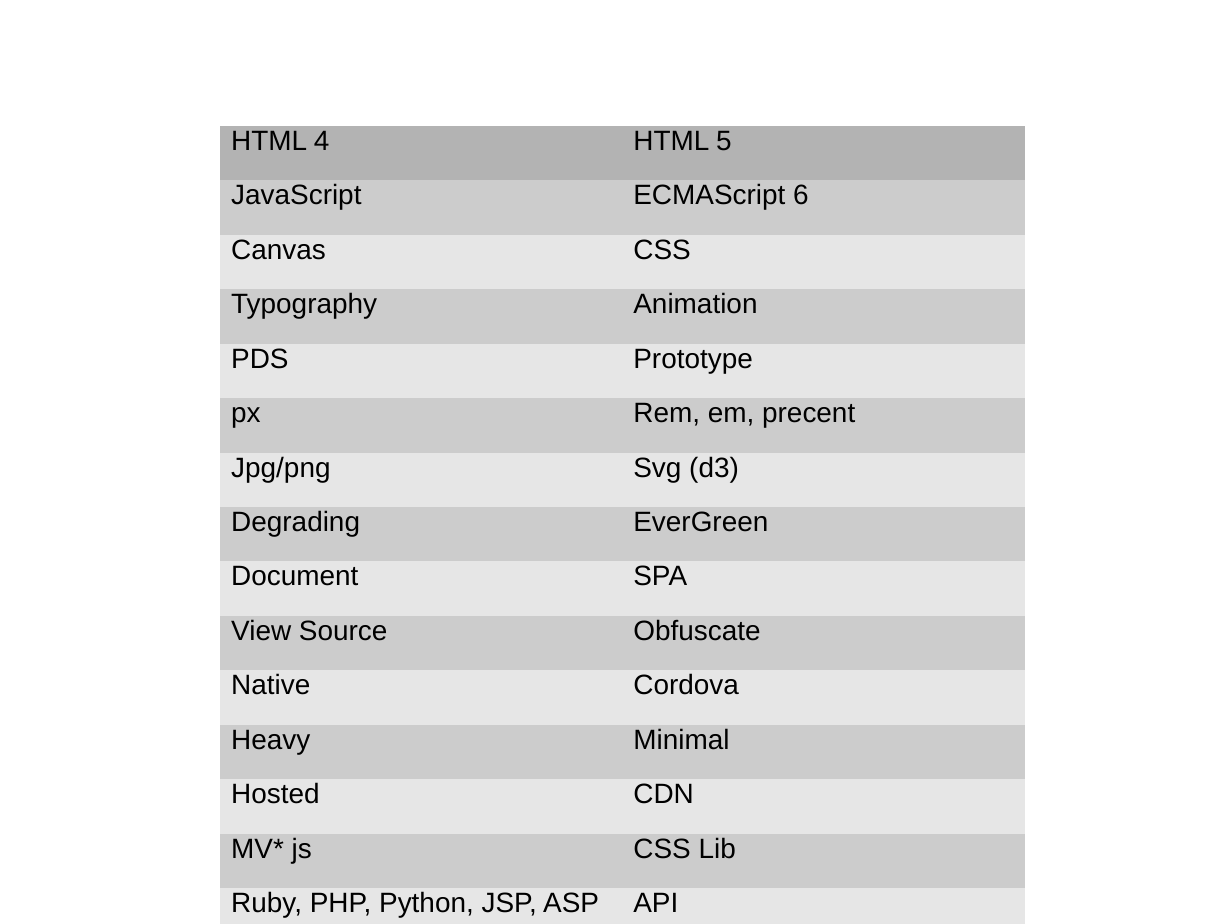
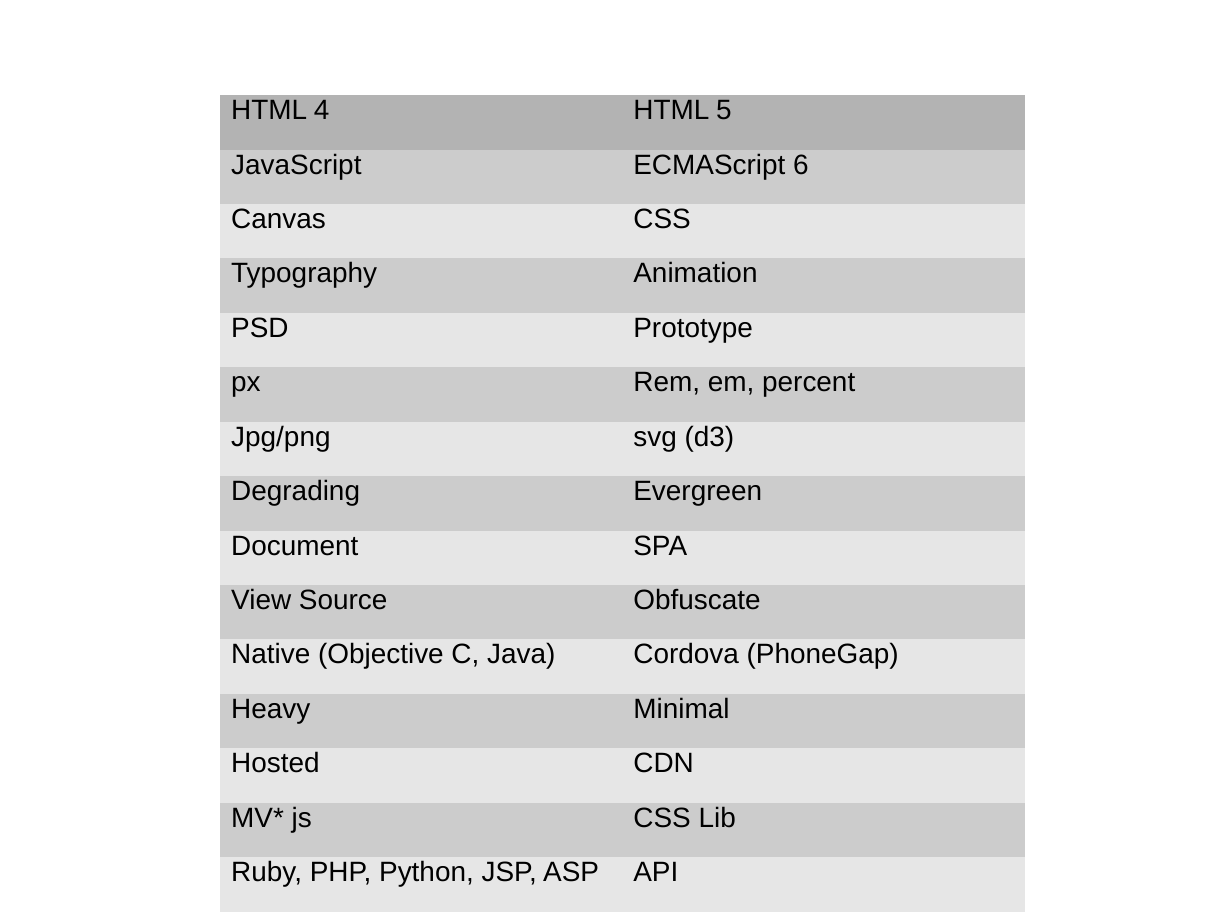
Before and after one commit to puppetMaster3/bikeSheding, a slide deck: slide 27 of training/2of2.ppt (slide 25 before the commit). Drawn at 1232x924 pixels with LibreOffice and Linux fonts; fonts in the diff are those of the drawing; background and template pictures are left out. Boxes give left, top, right and bottom in pixels: in the first picture for what was removed or moved away, otherwise in the second. Text is boxed around its words. In the diff, an @@ line names an element or a change of style, - is before the commit and + after.

```diff
--- a/training/2of2.ppt
+++ b/training/2of2.ppt
@@ table at [220, 95, 1025, 890] @@
-row 5, column 1: PDS
+row 5, column 1: PSD
-row 6, column 2: Rem, em, precent
+row 6, column 2: Rem, em, percent
-row 7, column 2: Svg (d3)
+row 7, column 2: svg (d3)
-row 8, column 2: EverGreen
+row 8, column 2: Evergreen
-row 11, column 1: Native
+row 11, column 1: Native (Objective C, Java)
-row 11, column 2: Cordova
+row 11, column 2: Cordova (PhoneGap)
@@ table: place and size @@
-table at [220, 126, 1025, 921]
+table at [220, 95, 1025, 890]
```
Also in this commit, not shown: 5 other slides changed, 2 slides added, 1 other file.
